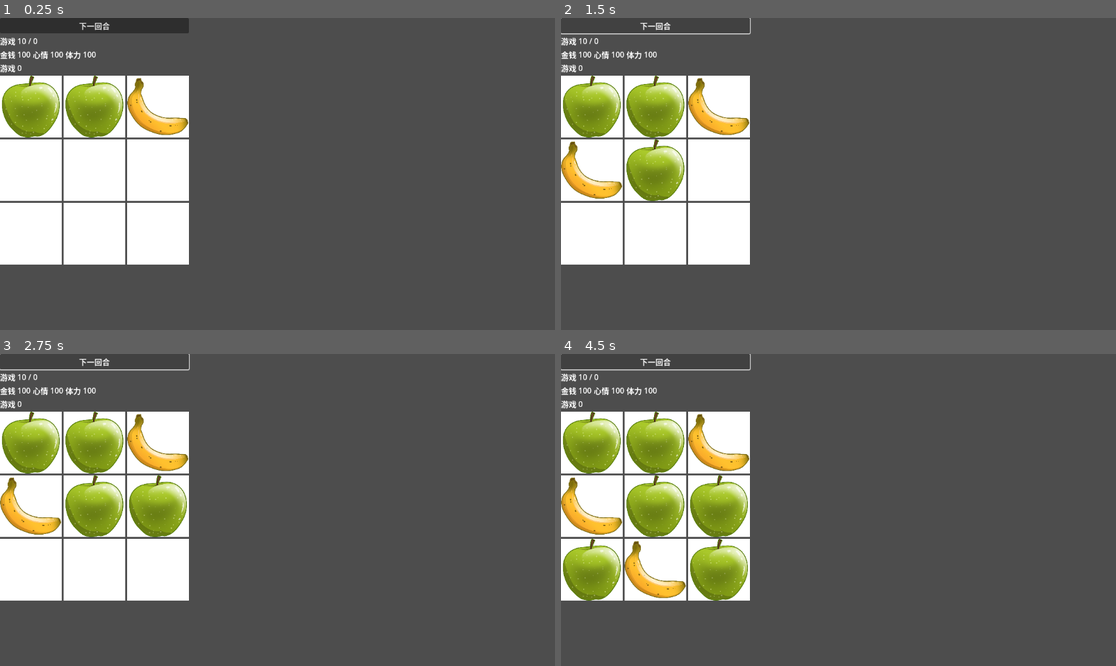
Above: before the commit, frames 1-4 (two rows, left to right).
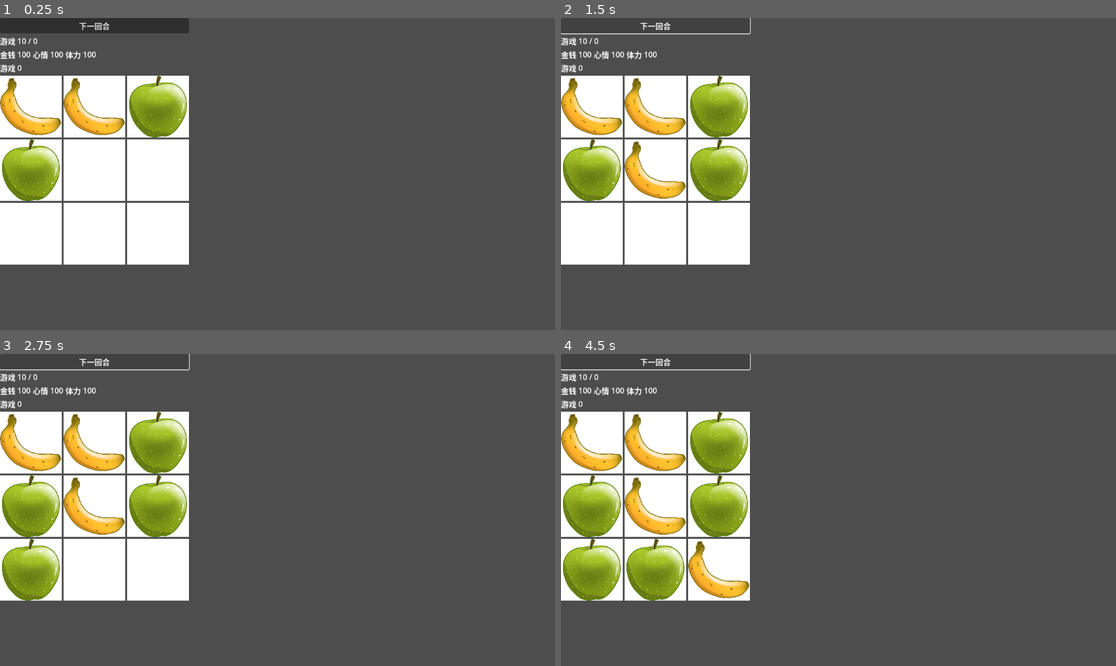
Above: after the commit, the same moments.

Repository: zuiyu1998/life-simulator
Game: Godot game, scene res://test/main_test.tscn
The game is run twice, just before and just after one commit, with the same random seed, the same clock (stepped at 60 frames per second) and the same inputs.
Inputs:
- Up to frame 1 (0.25 s): no input
- Up to frame 2 (1.5 s): click "下一回合" at 0.5 s; click "下一回合" at 1.25 s
- Up to frame 3 (2.75 s): click "下一回合" at 2 s
- Up to frame 4 (4.5 s): tap Enter at 2.75, 4.25 s; tap Space at 3.5 s

The runs differ from the first frame. In frame 1, 6.4% of the frame differs, in the area x 0-34%, y 18-59%; in frame 2, 9.6%; in frame 3, 9.6%; in frame 4, 11%, in the area x 0-34%, y 18-80%.

Commit message:
feat: 添加游戏处理器

Diff:
--- a/src/level/chess/data/appple.tres
+++ b/src/level/chess/data/appple.tres
@@ -20,10 +20,15 @@
 gain_name = &"like"
 metadata/_custom_type_script = "uid://ctj7a30jipb1p"
 
+[sub_resource type="Resource" id="Resource_xbxww"]
+script = ExtResource("2_p3mjl")
+gain_name = &"game"
+metadata/_custom_type_script = "uid://ctj7a30jipb1p"
+
 [resource]
 script = ExtResource("3_m6knl")
 chess_name = &"apple"
 description = "这是一个苹果"
 image = ExtResource("4_rkjwx")
-gains = Array[ExtResource("2_p3mjl")]([SubResource("Resource_a640l"), SubResource("Resource_m3rvq"), SubResource("Resource_ph10v")])
+gains = Array[ExtResource("2_p3mjl")]([SubResource("Resource_a640l"), SubResource("Resource_m3rvq"), SubResource("Resource_ph10v"), SubResource("Resource_xbxww")])
 metadata/_custom_type_script = "uid://bqo4lla32p4wj"
--- /dev/null
+++ b/src/level/chess/gain/game_gain_subscription.gd
@@ -0,0 +1,15 @@
+extends GainSubscription
+class_name GameGainSubscription
+
+var skill_set_controller: SkillSetController
+
+static func new_gain_subscription(p_skill_set_controller: SkillSetController) -> GainSubscription:
+	var game_gain_subscription = GameGainSubscription.new()
+	game_gain_subscription.skill_set_controller = p_skill_set_controller
+	return game_gain_subscription
+
+func handle_gain(gain: Gain):
+	var game_gain = gain as GameGain
+	if not game_gain:
+		return
+	skill_set_controller.add_game(game_gain.value)
--- a/src/level/level.gd
+++ b/src/level/level.gd
@@ -54,6 +54,8 @@
 	chess_observer.register_gain_subscription("money", MoneyGainSubscription.new_gain_subscription(level_state_panel.controller))
 	chess_observer.register_gain_handler("like", LikeGainHandler.new())
 	chess_observer.register_gain_subscription("like", LikeGainSubscription.new_gain_subscription(level_state_panel.controller))
+	chess_observer.register_gain_handler("game", GameGainHandler.new())
+	chess_observer.register_gain_subscription("game", GameGainSubscription.new_gain_subscription(skill_set_panel.controller))
 
 
 func do_init() -> void:
--- a/src/level/state/level_state_controller.gd
+++ b/src/level/state/level_state_controller.gd
@@ -13,7 +13,6 @@
 
 func add_like(v: int):
 	level_state.like += v
-	print('[ddd]', level_state.like)
 	like_panel.update_value(level_state.like)
 
 
--- a/src/skill/skill_set/skill_set_controller.gd
+++ b/src/skill/skill_set/skill_set_controller.gd
@@ -9,6 +9,13 @@
 	if data:
 		update_view()
 
+func add_game(v: int):
+	var game = data.get_skill("game")
+	if game:
+		game.count += 1
+		game_panel.update(game.count)
+
+
 func update_view():
 	var game = data.get_skill("game")
 	if game:
--- a/test/data/chess_grid_defaullt.tres
+++ b/test/data/chess_grid_defaullt.tres
@@ -8,6 +8,27 @@
 [ext_resource type="Texture2D" uid="uid://ctf3vjkcrfa88" path="res://src/level/chess/assets/banana.png" id="7_u2xob"]
 
 [sub_resource type="Resource" id="Resource_a640l"]
+script = ExtResource("4_jcgkt")
+gain_name = &"game"
+metadata/_custom_type_script = "uid://ctj7a30jipb1p"
+
+[sub_resource type="Resource" id="Resource_acka5"]
+script = ExtResource("1_b1fp8")
+chess_name = &"banana"
+description = "这是一个香蕉"
+image = ExtResource("7_u2xob")
+gains = Array[ExtResource("4_jcgkt")]([SubResource("Resource_a640l")])
+metadata/_custom_type_script = "uid://bqo4lla32p4wj"
+
+[sub_resource type="Resource" id="Resource_dw3t6"]
+script = ExtResource("1_b1fp8")
+chess_name = &"banana"
+description = "这是一个香蕉"
+image = ExtResource("7_u2xob")
+gains = Array[ExtResource("4_jcgkt")]([SubResource("Resource_a640l")])
+metadata/_custom_type_script = "uid://bqo4lla32p4wj"
+
+[sub_resource type="Resource" id="Resource_jcgkt"]
 script = ExtResource("4_jcgkt")
 gain_name = &"money"
 metadata/_custom_type_script = "uid://ctj7a30jipb1p"
@@ -22,36 +43,28 @@
 gain_name = &"like"
 metadata/_custom_type_script = "uid://ctj7a30jipb1p"
 
-[sub_resource type="Resource" id="Resource_ct54i"]
+[sub_resource type="Resource" id="Resource_xbxww"]
+script = ExtResource("4_jcgkt")
+gain_name = &"game"
+metadata/_custom_type_script = "uid://ctj7a30jipb1p"
+
+[sub_resource type="Resource" id="Resource_52djf"]
 script = ExtResource("1_b1fp8")
 chess_name = &"apple"
 description = "这是一个苹果"
 image = ExtResource("6_7bpjp")
-gains = Array[ExtResource("4_jcgkt")]([SubResource("Resource_a640l"), SubResource("Resource_m3rvq"), SubResource("Resource_ph10v")])
+gains = Array[ExtResource("4_jcgkt")]([SubResource("Resource_jcgkt"), SubResource("Resource_m3rvq"), SubResource("Resource_ph10v"), SubResource("Resource_xbxww")])
 metadata/_custom_type_script = "uid://bqo4lla32p4wj"
 
-[sub_resource type="Resource" id="Resource_acka5"]
+[sub_resource type="Resource" id="Resource_p4ohm"]
 script = ExtResource("1_b1fp8")
 chess_name = &"apple"
 description = "这是一个苹果"
 image = ExtResource("6_7bpjp")
-gains = Array[ExtResource("4_jcgkt")]([SubResource("Resource_a640l"), SubResource("Resource_m3rvq"), SubResource("Resource_ph10v")])
-metadata/_custom_type_script = "uid://bqo4lla32p4wj"
-
-[sub_resource type="Resource" id="Resource_dw3t6"]
-script = ExtResource("4_jcgkt")
-gain_name = &"game"
-metadata/_custom_type_script = "uid://ctj7a30jipb1p"
-
-[sub_resource type="Resource" id="Resource_jcgkt"]
-script = ExtResource("1_b1fp8")
-chess_name = &"banana"
-description = "这是一个香蕉"
-image = ExtResource("7_u2xob")
-gains = Array[ExtResource("4_jcgkt")]([SubResource("Resource_dw3t6")])
+gains = Array[ExtResource("4_jcgkt")]([SubResource("Resource_jcgkt"), SubResource("Resource_m3rvq"), SubResource("Resource_ph10v"), SubResource("Resource_xbxww")])
 metadata/_custom_type_script = "uid://bqo4lla32p4wj"
 
 [resource]
 script = ExtResource("4_bwq5p")
-items = Array[ExtResource("1_b1fp8")]([SubResource("Resource_ct54i"), SubResource("Resource_acka5"), SubResource("Resource_jcgkt"), null, null, null, null, null, null])
+items = Array[ExtResource("1_b1fp8")]([SubResource("Resource_acka5"), SubResource("Resource_dw3t6"), SubResource("Resource_52djf"), SubResource("Resource_p4ohm"), null, null, null, null, null])
 metadata/_custom_type_script = "uid://vdi5hbpckkbj"
Not shown: 1 places in src/level/chess/data/appple.tres that only renumber resources
Not shown, added: src/level/chess/gain/game_gain_subscription.gd.uid
Not shown: 1 places in test/data/chess_grid_defaullt.tres that only renumber resources
